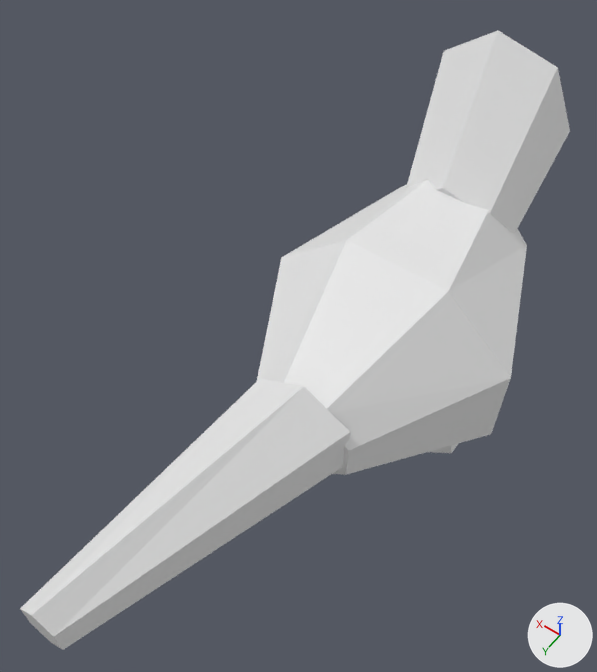
Renders of the OBJ model data/animals/cardeal/sleep/0.obj from each side of a commit.
The view is the same before and after, from a 50 mm lens placed at (-0.166, 0.344, 0.63), pointed at (0.046, 0.048, 0.165). Every picture has the same lights, and +X, +Y and +Z are marked at lower right. The older version comes first. Where no turn or scale is listed for an object, it has been applied to the vertices.

Script lines for the objects in view, before the commit:
```python
me_cardeal_sleep_0 = bpy.data.meshes.new('cardeal_sleep_0')
me_cardeal_sleep_0.from_pydata(...)  # 122 vertices, 220 faces; spans x -0.096..0.096, y -0.255..0.306, z 0.0..0.315
ob_cardeal_sleep_0 = bpy.data.objects.new('cardeal_sleep_0', me_cardeal_sleep_0)
ob_cardeal_sleep_0.location = (0.0, 0.0, 0.0)
```
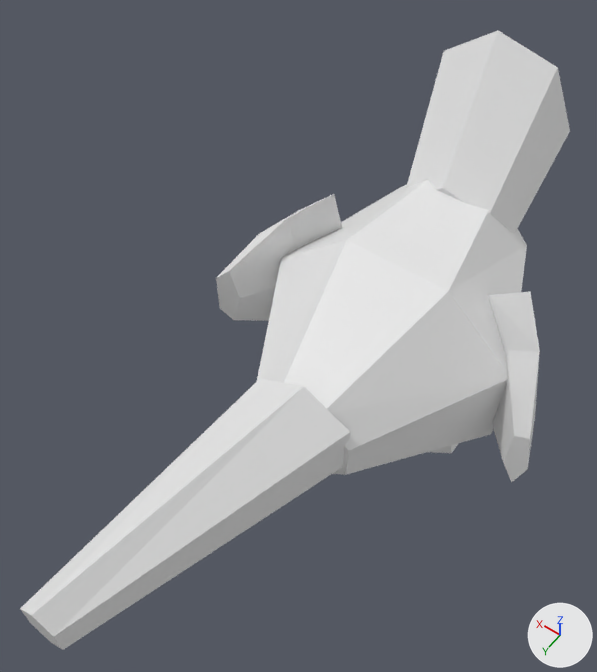
What differs and where, as boxes (x1, y1, x2, y2) in the pictures (597 x 672 px):
part 1 of me_cardeal_sleep_0, added
    after: (488, 292, 540, 483)
part 2 of me_cardeal_sleep_0, added
    after: (216, 194, 342, 321)

The change, as a diff of the scene's bpy script:
```diff
--- a/data/animals/cardeal/sleep/0.obj.py
+++ b/data/animals/cardeal/sleep/0.obj.py
@@ me_cardeal_sleep_0 @@
 # used by ob_cardeal_sleep_0; location = (0.0, 0.0, 0.0)
-me_cardeal_sleep_0.from_pydata(...)  # 122 vertices, 220 faces; spans x -0.096..0.096, y -0.255..0.306, z 0.0..0.315
+me_cardeal_sleep_0.from_pydata(...)  # 156 vertices, 280 faces; spans x -0.133..0.131, y -0.255..0.306, z 0.0..0.315
+# me_cardeal_sleep_0 part 1: a new loose piece of 17 vertices spanning x -0.133..-0.057, y -0.03..0.036, z 0.089..0.232
+# me_cardeal_sleep_0 part 2: a new loose piece of 17 vertices spanning x 0.052..0.131, y -0.031..0.036, z 0.089..0.232
```
